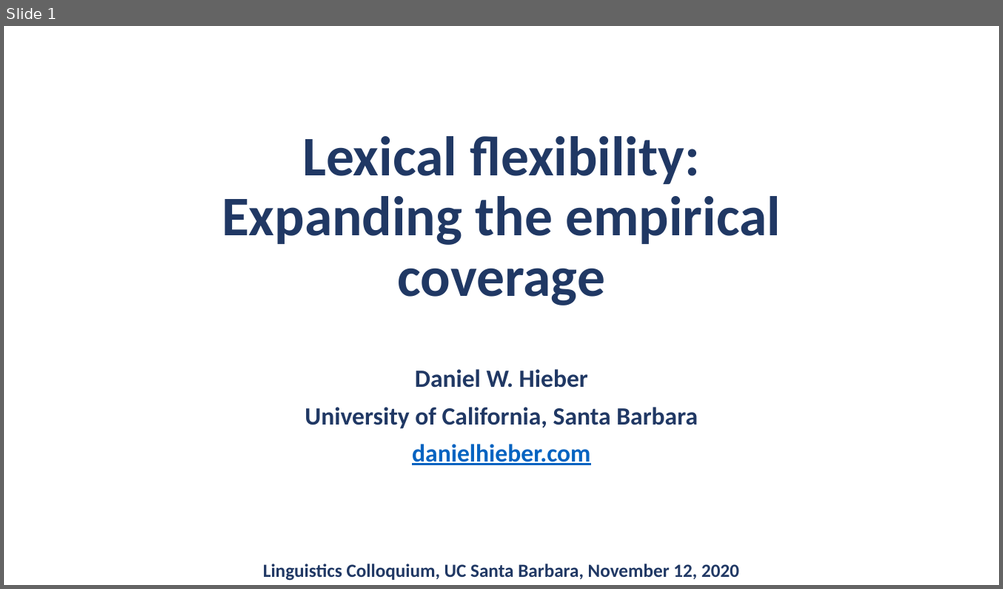
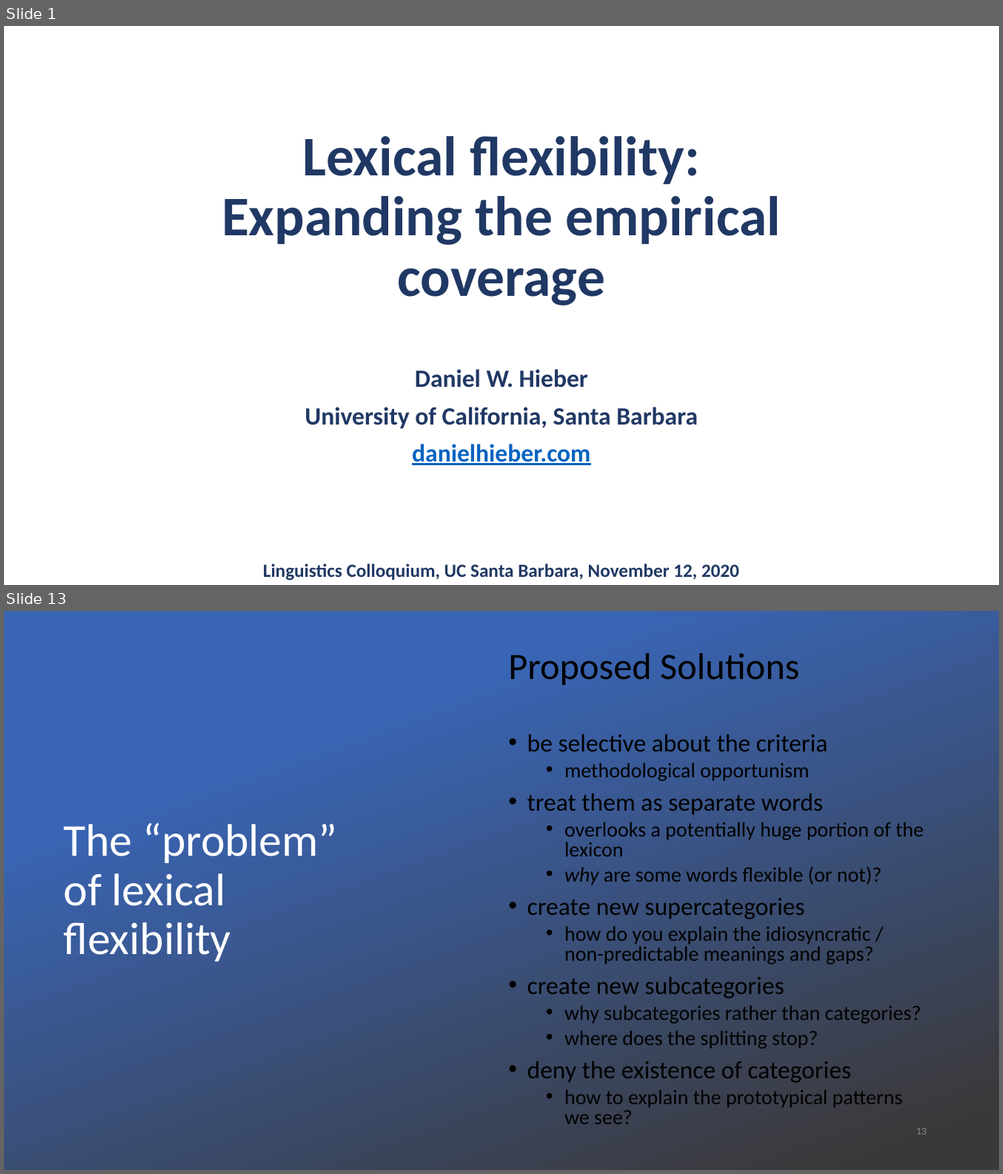
Before and after one commit to dwhieb/dissertation, a slide deck: publications/Lexical flexibility Expanding the empirical coverage/Lexical flexibility Expanding the empirical coverage.pptx. Shown one above the other, each under a label of ours: slide 1 before the commit, slides 1 and 13 after it; the slides between them are not shown. The pictures are 1003x589 and 1003x1174 pixels, drawn with LibreOffice and Linux fonts; fonts in the diff are those of the drawing; background and template pictures are left out. Boxes give left, top, right and bottom in pixels: in the first picture for what was removed or moved away, otherwise in the second. Text is boxed around its words. In the diff, an @@ line names an element or a change of style, - is before the commit and + after.

```diff
--- a/publications/Lexical flexibility Expanding the empirical coverage/Lexical flexibility Expanding the empirical coverage.pptx
+++ b/publications/Lexical flexibility Expanding the empirical coverage/Lexical flexibility Expanding the empirical coverage.pptx
@@ slide 13 added at (4, 611, 999, 1170), background picture (left out) @@
@@ rectangle added at (4, 611, 999, 1170), fill gradient #3965B5 to #3B3838 @@
@@ text added at (508, 653, 799, 685), 36 pt, text #000000 @@
+Proposed Solutions
@@ text added at (527, 734, 923, 1125), 20 pt, text #000000 @@
+• be selective about the criteria
+  • methodological opportunism
+• treat them as separate words
+  • overlooks a potentially huge portion of the lexicon
+  • why are some words flexible (or not)?
+• create new supercategories
+  • how do you explain the idiosyncratic / non-predictable meanings and gaps?
+• create new subcategories
+  • why subcategories rather than categories?
+  • where does the splitting stop?
+• deny the existence of categories
+  • how to explain the prototypical patterns we see?
@@ title added at (64, 823, 337, 962), 44 pt, text #FFFFFF @@
+The “problem” of lexical flexibility
@@ page number added at (916, 1128, 926, 1135), 10 pt, text #898989 @@
+13
```
Also in this commit, not shown: 7 slides changed, 62 other slides added, 2 slides removed, 4 other files.
